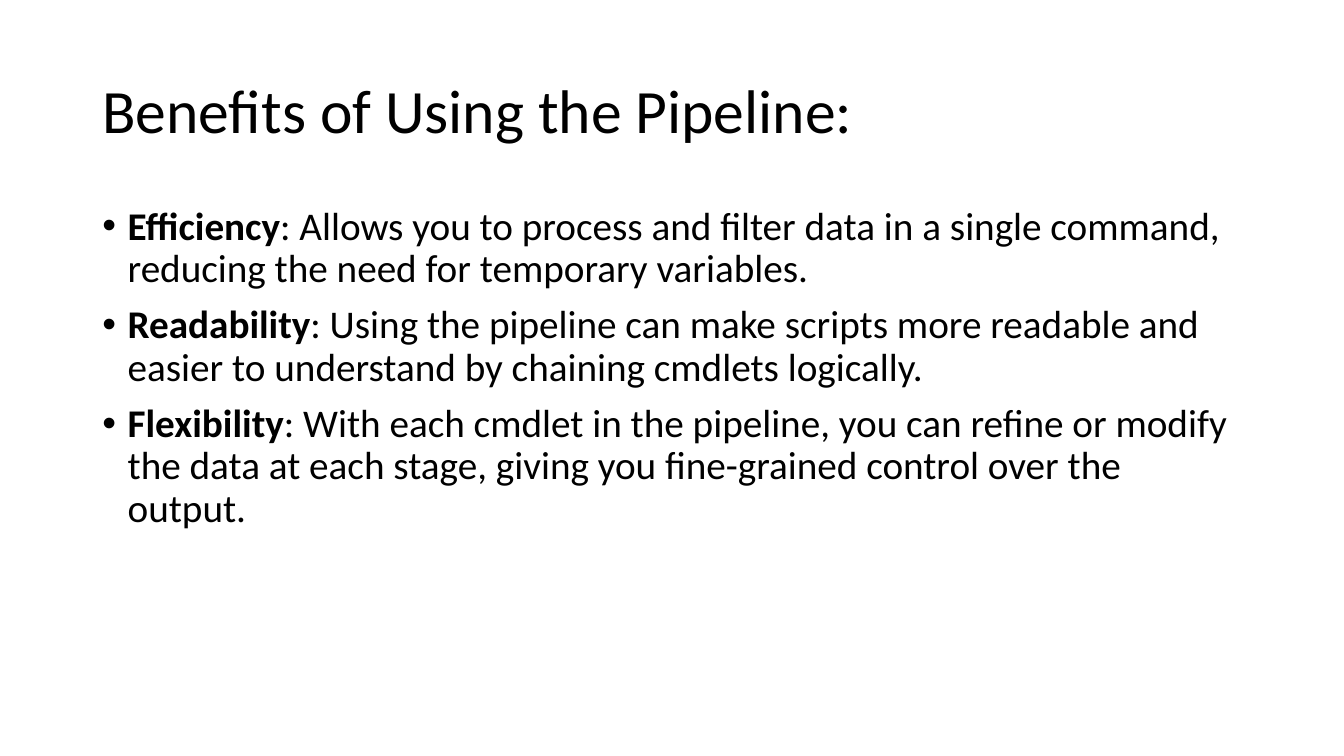
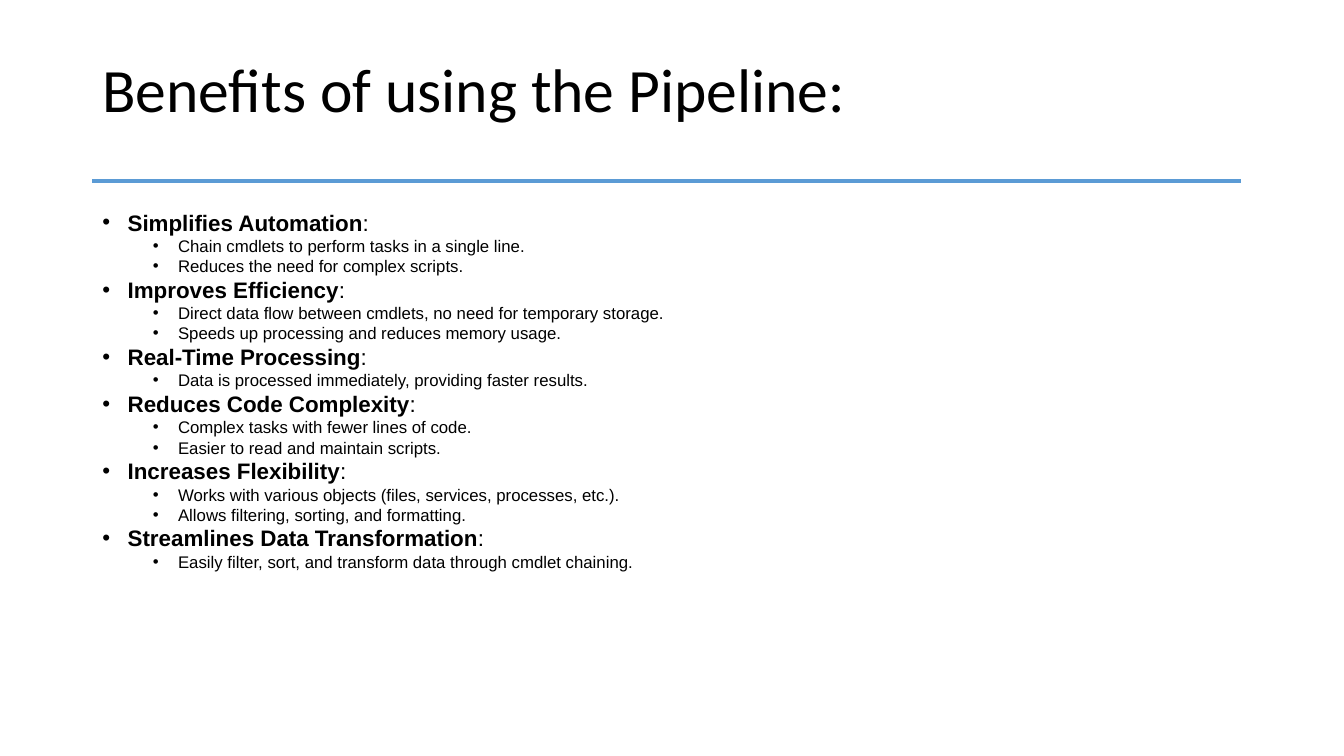
Before and after one commit to PSRITPro/my-learning-journal, a slide deck: slide 3 of PowerShell/Day4/PowerShell.pptx. Drawn at 1344x756 pixels with LibreOffice and Linux fonts; fonts in the diff are those of the drawing. Boxes give left, top, right and bottom in pixels: in the first picture for what was removed or moved away, otherwise in the second. Text is boxed around its words. In the diff, an @@ line names an element or a change of style, - is before the commit and + after.

```diff
--- a/PowerShell/Day4/PowerShell.pptx
+++ b/PowerShell/Day4/PowerShell.pptx
@@ title at (102,69,845,123): text changed @@
-Benefits of Using the Pipeline:
+Benefits of using the Pipeline:
@@ line added from (93, 181) to (1242, 181), #5B9BD5 3 pt @@
@@ text removed at (128,212,1227,529) @@
-• Efficiency: Allows you to process and filter data in a single command, reducing the need for temporary variables.
-• Readability: Using the pipeline can make scripts more readable and easier to understand by chaining cmdlets logically.
-• Flexibility: With each cmdlet in the pipeline, you can refine or modify the data at each stage, giving you fine-grained control over the output.
@@ text added at (128,214,664,572), 12 pt, text #000000 @@
+• Simplifies Automation:
+  • Chain cmdlets to perform tasks in a single line.
+  • Reduces the need for complex scripts.
+• Improves Efficiency:
+  • Direct data flow between cmdlets, no need for temporary storage.
+  • Speeds up processing and reduces memory usage.
+• Real-Time Processing:
+  • Data is processed immediately, providing faster results.
+• Reduces Code Complexity:
+  • Complex tasks with fewer lines of code.
+  • Easier to read and maintain scripts.
+• Increases Flexibility:
+  • Works with various objects (files, services, processes, etc.).
+  • Allows filtering, sorting, and formatting.
+• Streamlines Data Transformation:
+  • Easily filter, sort, and transform data through cmdlet chaining.
```
Also in this commit, not shown: 2 other slides changed, 1 slide added, 1 slide removed, 3 other files.
